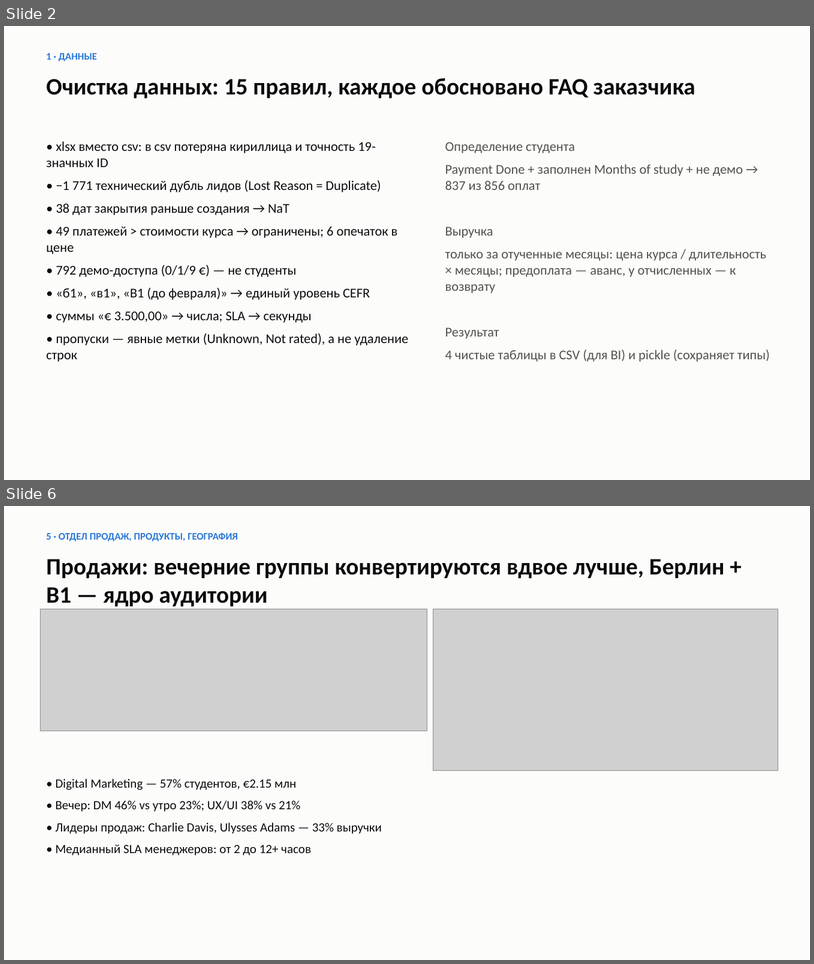
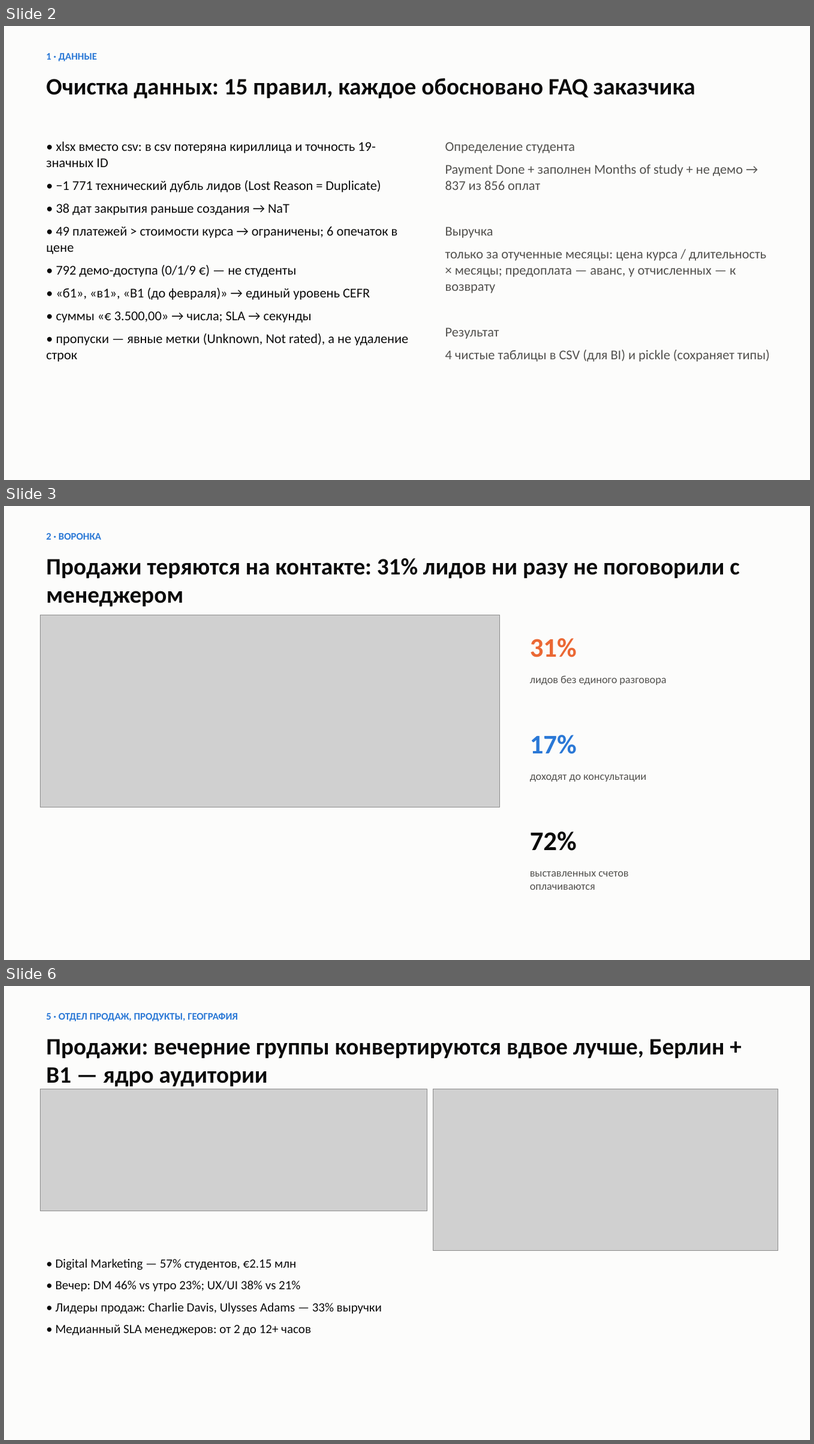
Before and after one commit to yerkovskayuliia-pixel/data-analytics-portfolio, a slide deck: python-crm-analysis/reports/presentation.pptx. Shown one above the other, each under a label of ours: slides 2 and 6 before the commit, slides 2, 3 and 6 after it; the slides between them are not shown. The pictures are 814x964 and 814x1444 pixels, drawn with LibreOffice and Linux fonts; fonts in the diff are those of the drawing; grey boxes stand for pictures. Boxes give left, top, right and bottom in pixels: in the first picture for what was removed or moved away, otherwise in the second. Text is boxed around its words. In the diff, an @@ line names an element or a change of style, - is before the commit and + after.

```diff
--- a/python-crm-analysis/reports/presentation.pptx
+++ b/python-crm-analysis/reports/presentation.pptx
@@ slide 3 added at <box>4,506,810,960</box>, background #FCFCFB @@
@@ text added at <box>46,533,101,540</box>, 12 pt, text #2A78D6, bold @@
+2 · ВОРОНКА
@@ text added at <box>46,558,740,607</box>, 28 pt, text #0B0B0B, bold @@
+Продажи теряются на контакте: 31% лидов ни разу не поговорили с менеджером
@@ picture added at <box>40,615,500,807</box> @@
@@ text added at <box>530,638,577,657</box>, 32 pt, text #EB6834, bold @@
+31%
@@ text added at <box>530,675,666,685</box>, 13 pt, text #52514E @@
+лидов без единого разговора
@@ text added at <box>530,735,577,754</box>, 32 pt, text #2A78D6, bold @@
+17%
@@ text added at <box>530,774,647,781</box>, 13 pt, text #52514E @@
+доходят до консультации
@@ text added at <box>530,831,577,850</box>, 32 pt, text #0B0B0B, bold @@
+72%
@@ text added at <box>530,871,629,889</box>, 13 pt, text #52514E @@
+выставленных счетов оплачиваются
```
Also in this commit, not shown: 5 slides changed, 1 slide removed, 41 other files.
